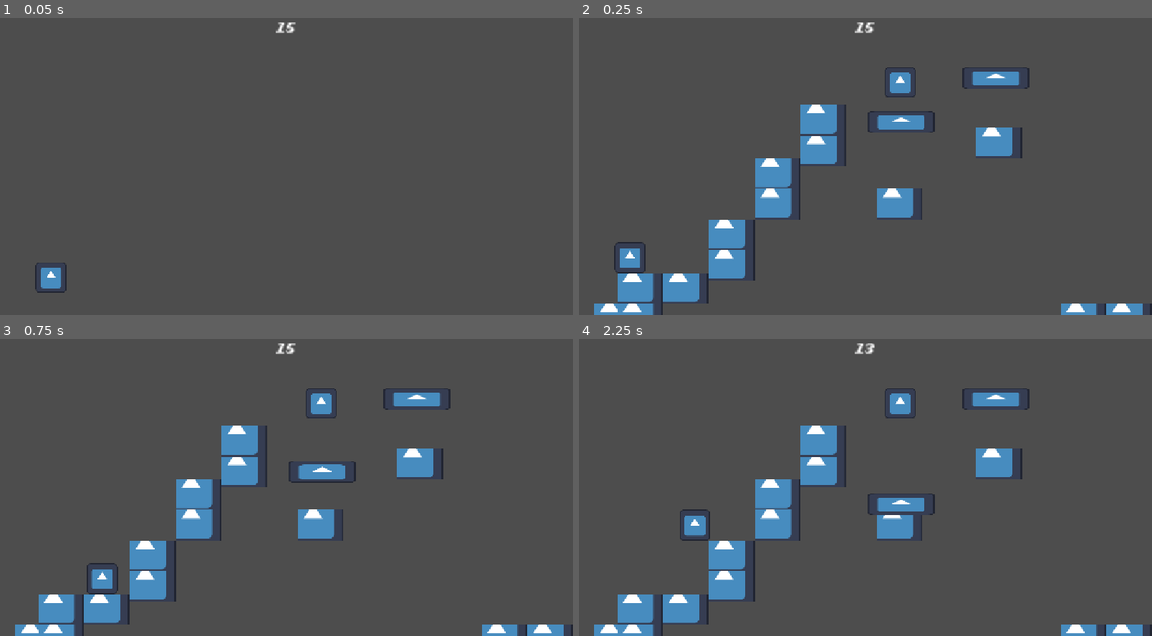
Above: before the commit, frames 1-4 (two rows, left to right).
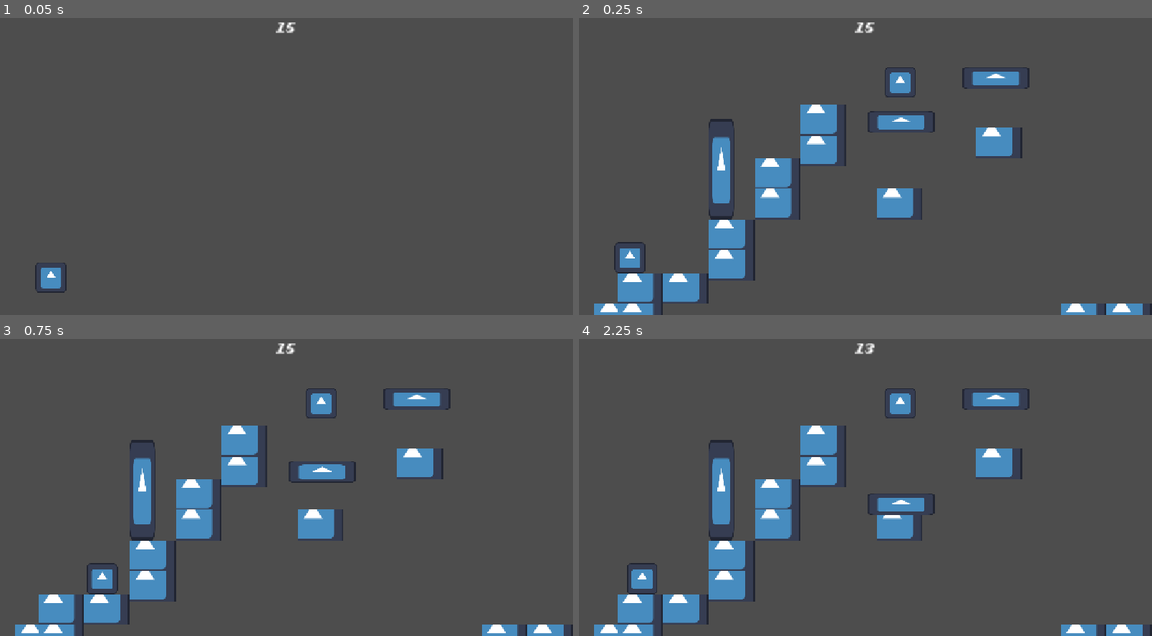
Above: after the commit, the same moments.

Repository: Gamnraa/GMTK2026
Game: Godot game, scene res://MainScene.tscn
Two runs of this game, one before a commit and one after it. Both use one fixed random seed, a clock stepped at 60 frames per second and the inputs below. The engine's default icon, where the game draws it, is replaced by a stand-in: a white triangle on a blue panel in a dark square.
Inputs:
- Up to frame 1 (0.05 s): no input
- Up to frame 2 (0.25 s): no input
- Up to frame 3 (0.75 s): tap Enter (ui_accept) at 0.5 s; hold D (right) from 0.53 s (still down); hold S (ground_pound) from 0.53 s (still down)
- Up to frame 4 (2.25 s): tap Space (jump) at 0.77, 1.52 s; release S (ground_pound) at 1.28 s; tap S (ground_pound) at 1.35 s; release D (right) at 2.03 s; hold A (left) from 2.03 s (still down); hold S (ground_pound) from 2.03 s (still down)

Frame 1 is identical in both runs. In frame 2, 0.8% of the frame differs, in the area x 22-28%, y 33-68%; in frame 3, 0.8%; in frame 4, 1.5%, in the area x 8-28%, y 33-87%.

Commit message:
Update debug_level.tscn

Diff:
--- a/gmtk-2026/Nodes/Levels/debug_level.tscn
+++ b/gmtk-2026/Nodes/Levels/debug_level.tscn
@@ -3,6 +3,7 @@
 [ext_resource type="TileSet" uid="uid://djcmff7ajx6dq" path="res://DebugSet.tres" id="1_2n7e3"]
 [ext_resource type="PackedScene" uid="uid://c4j6vfb15l500" path="res://Nodes/MovingPlatform.tscn" id="2_5x51m"]
 [ext_resource type="PackedScene" uid="uid://dqeiohc7k0nmv" path="res://Nodes/Blade.tscn" id="3_36agm"]
+[ext_resource type="PackedScene" uid="uid://dfe0e7ulw51dd" path="res://Nodes/Fire.tscn" id="4_xe81x"]
 
 [sub_resource type="Curve2D" id="Curve2D_5x51m"]
 _data = {
@@ -29,6 +30,10 @@
 
 [node name="Node2D" parent="." unique_id=1021255079 instance=ExtResource("3_36agm")]
 position = Vector2(673, 193)
+speed = 16
 
 [node name="MovingPlatform" parent="." unique_id=1320957195 instance=ExtResource("2_5x51m")]
 position = Vector2(873, 184)
+
+[node name="Fire" parent="." unique_id=1157977018 instance=ExtResource("4_xe81x")]
+position = Vector2(298, 374)
